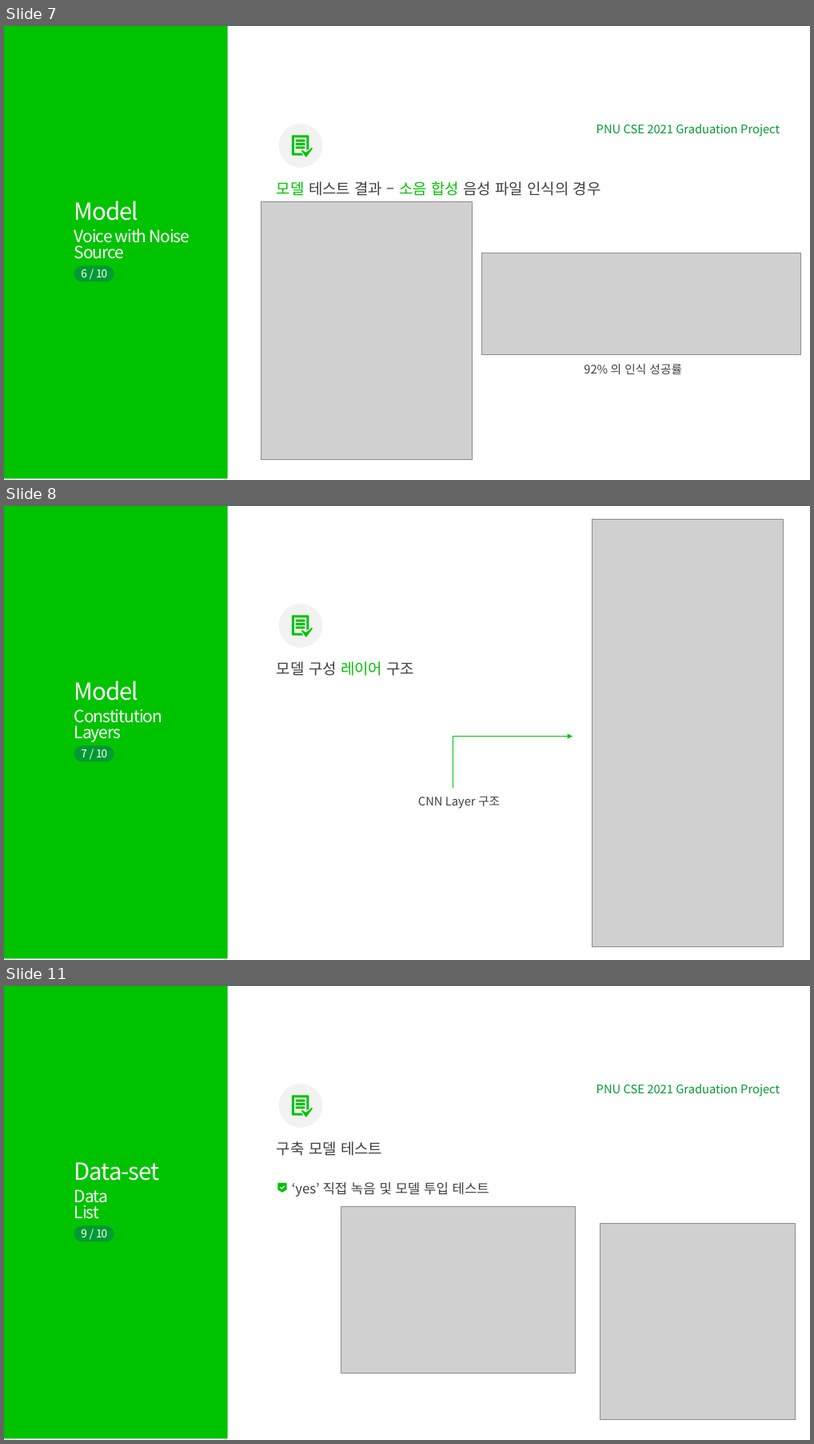
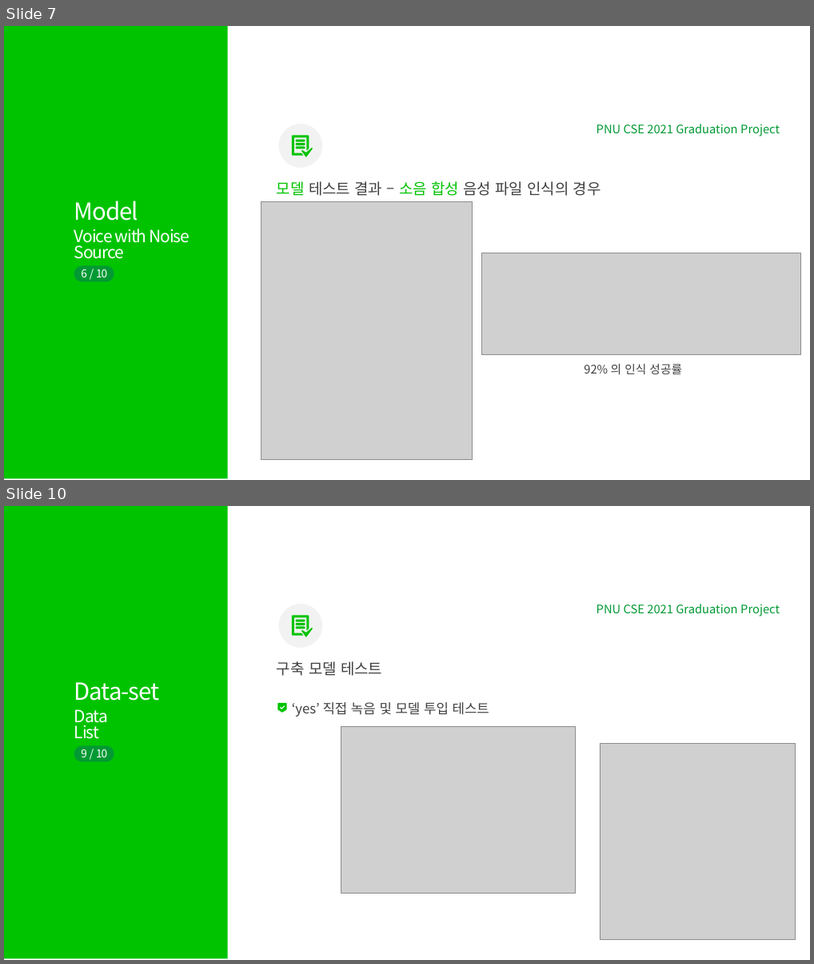
Before and after one commit to TeamPhoneticCode/Report, a slide deck: 2021_졸업과제_5번째_진행보고.pptx. Shown one above the other, each under a label of ours: slides 7, 8 and 11 before the commit, slides 7 and 10 after it; the slides between them are not shown. The pictures are 814x1444 and 814x964 pixels, drawn with LibreOffice and Linux fonts; fonts in the diff are those of the drawing; grey boxes stand for pictures. Boxes give left, top, right and bottom in pixels: in the first picture for what was removed or moved away, otherwise in the second. Text is boxed around its words. In the diff, an @@ line names an element or a change of style, - is before the commit and + after.

```diff
--- a/2021_졸업과제_5번째_진행보고.pptx
+++ b/2021_졸업과제_5번째_진행보고.pptx
@@ slide 8 removed at bbox=[4, 506, 810, 960], background #FFFFFF; not listed: 1 template element that a slide beside it also shows @@
@@ picture removed at bbox=[592, 520, 783, 946] @@
@@ group removed at bbox=[278, 603, 323, 648]: 5 freeform shapes, 1 ellipse @@
@@ text removed at bbox=[277, 661, 415, 676] @@
-모델 구성 레이어 구조
@@ text removed at bbox=[74, 680, 138, 700] @@
-Model
@@ text removed at bbox=[74, 709, 163, 742] @@
-Constitution
-Layers
@@ rounded rectangle removed at bbox=[74, 745, 114, 761] @@
@@ line removed from (453, 788) to (453, 736) @@
@@ arrow removed from (453, 736) to (573, 736) @@
@@ text removed at bbox=[81, 749, 107, 757] @@
-7 / 10
@@ text removed at bbox=[418, 796, 500, 808] @@
-CNN Layer 구조
@@ what was slide 11 is now slide 10 @@
```
Also in this commit, not shown: 2 slides changed.
